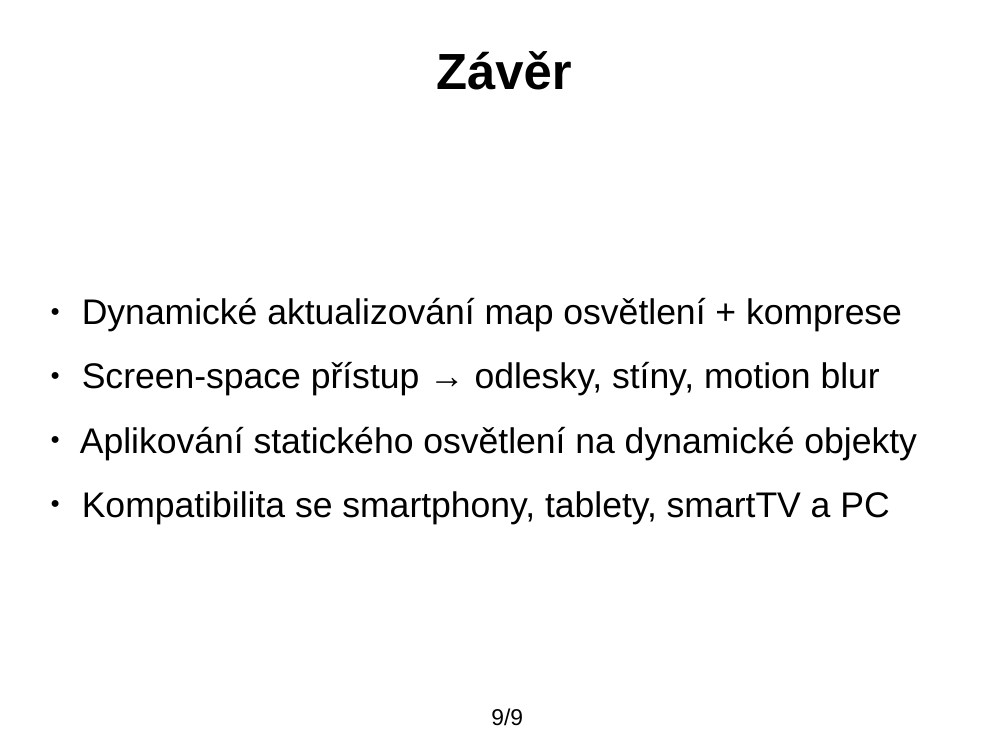
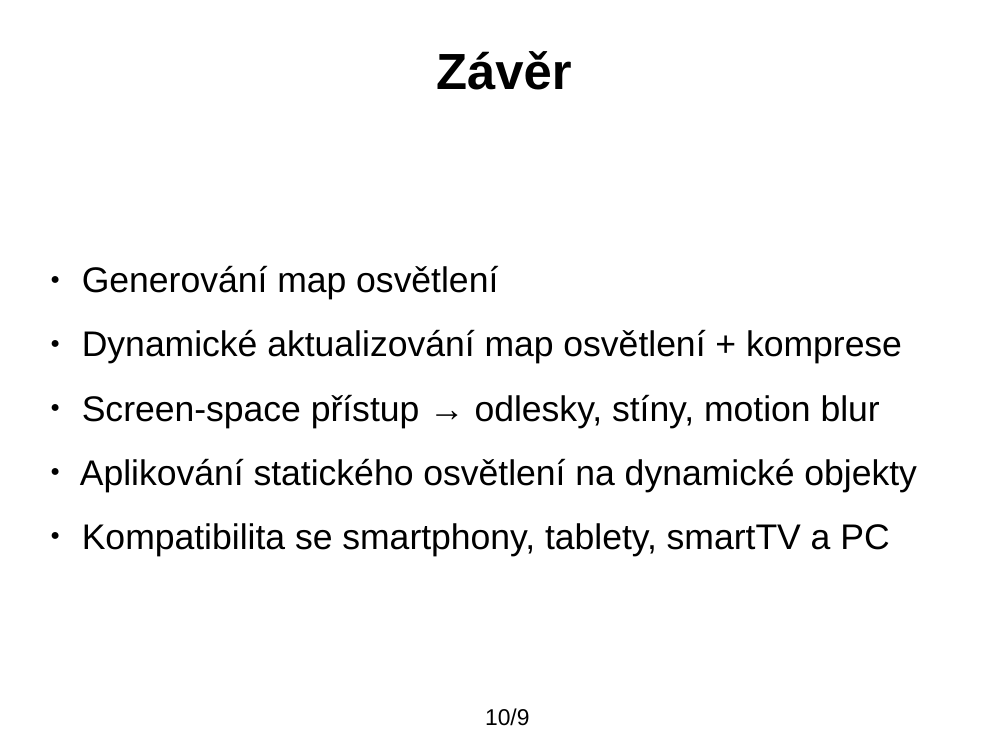
Before and after one commit to blankdeveloper/Open4speed, a slide deck: slide 10 of prezentace.odp (slide 9 before the commit). Drawn at 1008x756 pixels with LibreOffice and Linux fonts; fonts in the diff are those of the drawing; background and template pictures are left out. Boxes give left, top, right and bottom in pixels: in the first picture for what was removed or moved away, otherwise in the second. Text is boxed around its words. In the diff, an @@ line names an element or a change of style, - is before the commit and + after.

```diff
--- a/prezentace.odp
+++ b/prezentace.odp
@@ subtitle at (x1=82, y1=265, x2=498, y2=300): paragraph added @@
+● Generování map osvětlení
@@ page number at (x1=485, y1=708, x2=529, y2=726): text changed @@
-9/9
+10/9
```
Also in this commit, not shown: 3 other slides changed, 2 slides added, 1 slide removed.
